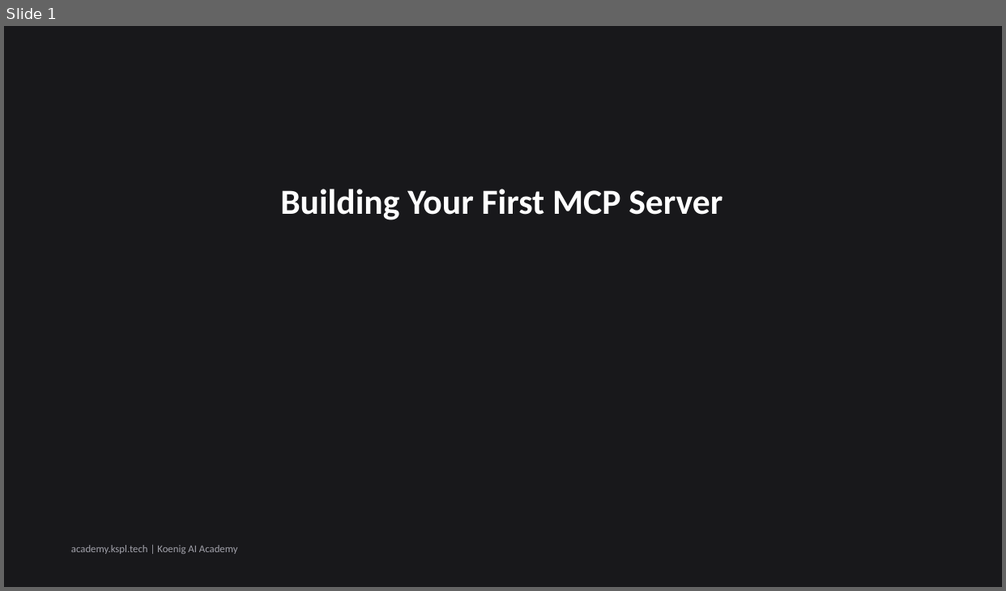
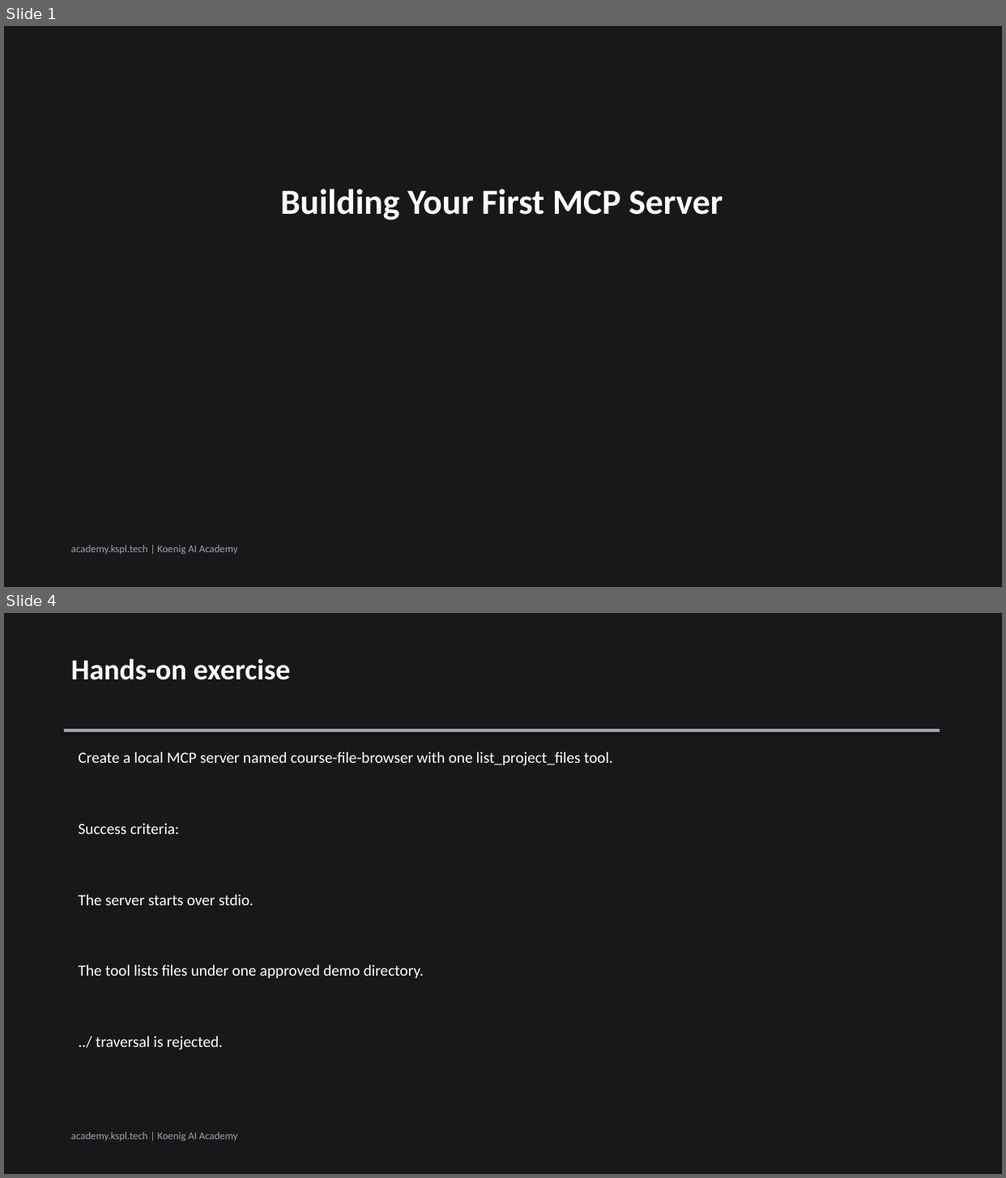
Before and after one commit to Koenig-Solutions-Private-Limited/koenig-ai-org, a slide deck: vault/courses/claude-tool-use-from-zero/ch03-slides.pptx. Shown one above the other, each under a label of ours: slide 1 before the commit, slides 1 and 4 after it; the slides between them are not shown. The pictures are 1006x591 and 1006x1178 pixels, drawn with LibreOffice and Linux fonts; fonts in the diff are those of the drawing. Boxes give left, top, right and bottom in pixels: in the first picture for what was removed or moved away, otherwise in the second. Text is boxed around its words. In the diff, an @@ line names an element or a change of style, - is before the commit and + after.

```diff
--- a/vault/courses/claude-tool-use-from-zero/ch03-slides.pptx
+++ b/vault/courses/claude-tool-use-from-zero/ch03-slides.pptx
@@ slide 4 added at <box>4,613,1002,1174</box>, background #18181B @@
@@ text added at <box>71,658,291,680</box>, 28 pt, text #FFFFFF, bold @@
+Hands-on exercise
@@ rectangle added at <box>64,729,940,732</box>, fill #A1A1AA @@
@@ text added at <box>79,752,613,766</box>, 15 pt, text #FFFFFF @@
+Create a local MCP server named course-file-browser with one list_project_files tool.
@@ text added at <box>79,824,180,834</box>, 15 pt, text #FFFFFF @@
+Success criteria:
@@ text added at <box>79,894,253,905</box>, 15 pt, text #FFFFFF @@
+The server starts over stdio.
@@ text added at <box>79,965,424,978</box>, 15 pt, text #FFFFFF @@
+The tool lists files under one approved demo directory.
@@ text added at <box>96,1036,223,1050</box>, 15 pt, text #FFFFFF @@
+../ traversal is rejected.
@@ text added at <box>71,1132,238,1141</box>, 10 pt, text #A1A1AA @@
+academy.kspl.tech | Koenig AI Academy
```
Also in this commit, not shown: 1 slide changed, 3 other slides added, 5 slides removed.
